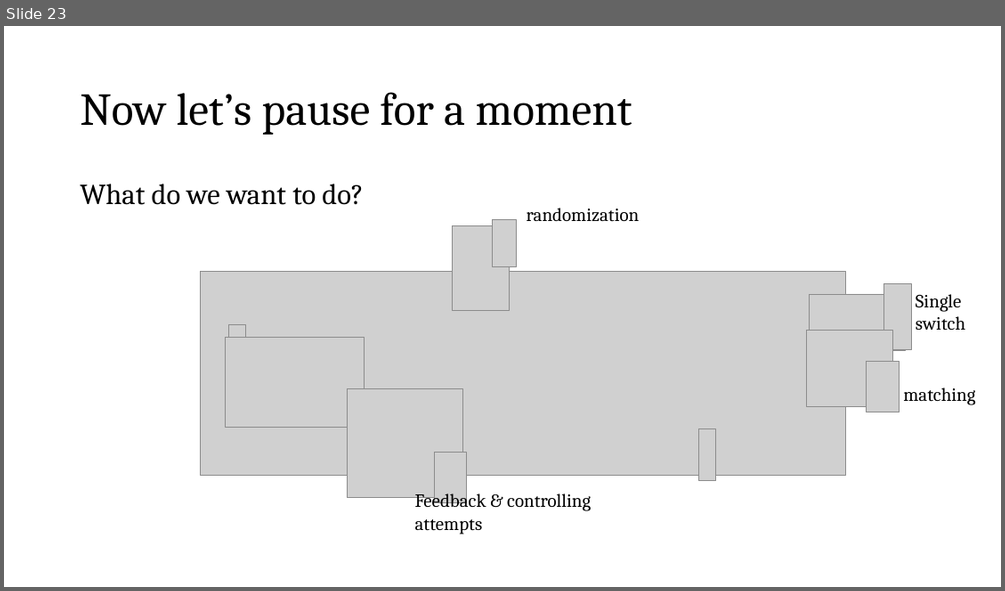
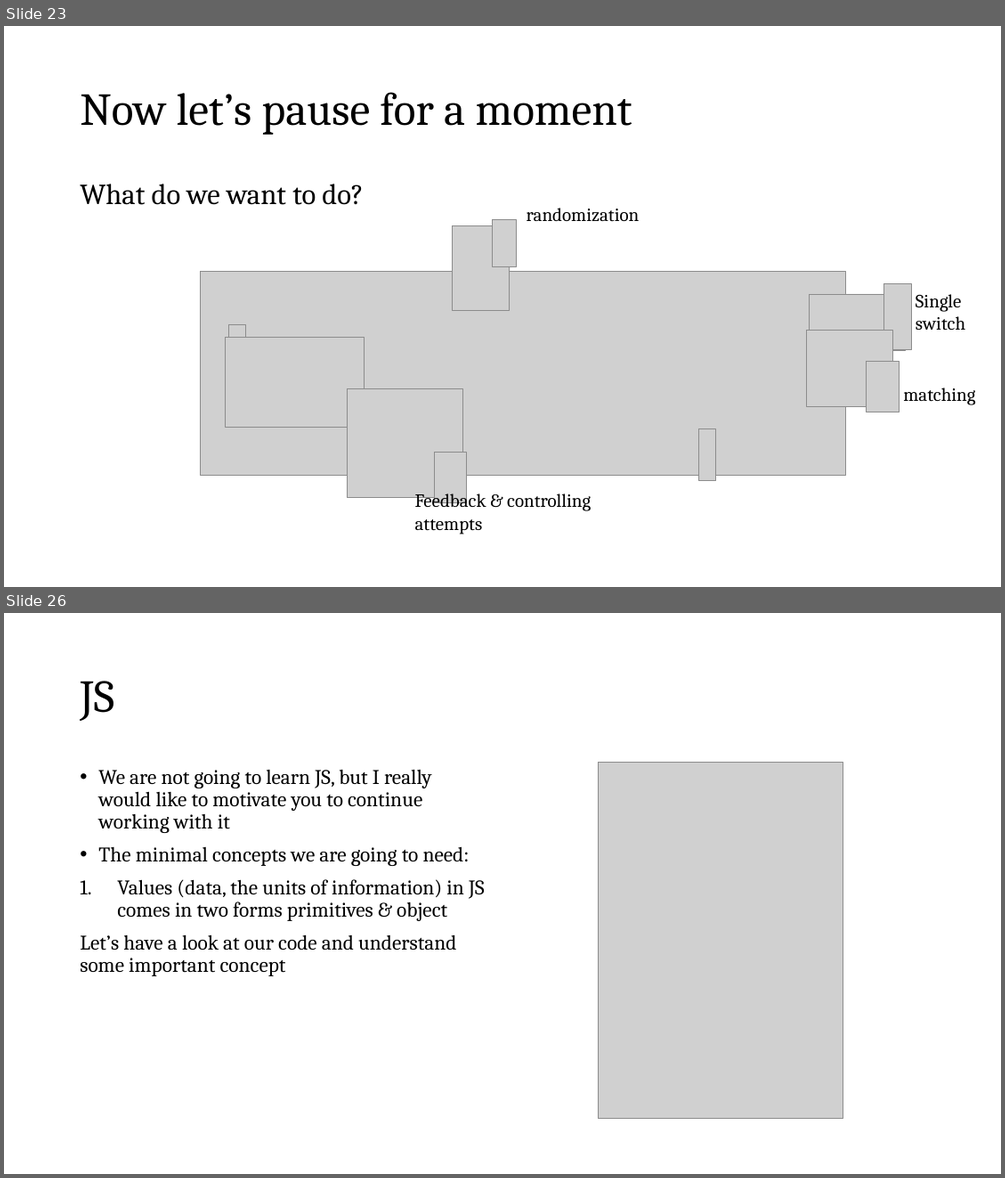
Before and after one commit to fbogliacino/labjsCourse, a slide deck: slides/Slides Labjs.pptx. Shown one above the other, each under a label of ours: slide 23 before the commit, slides 23 and 26 after it; the slides between them are not shown. The pictures are 1005x591 and 1005x1178 pixels, drawn with LibreOffice and Linux fonts; fonts in the diff are those of the drawing; grey boxes stand for pictures. Boxes give left, top, right and bottom in pixels: in the first picture for what was removed or moved away, otherwise in the second. Text is boxed around its words. In the diff, an @@ line names an element or a change of style, - is before the commit and + after.

```diff
--- a/slides/Slides Labjs.pptx
+++ b/slides/Slides Labjs.pptx
@@ slide 26 added at box(4, 613, 1001, 1174), background #FFFFFF @@
@@ title added at box(80, 681, 114, 721), 44 pt, text #000000 @@
+JS
@@ text added at box(80, 769, 485, 976), 20 pt, text #000000 @@
+• We are not going to learn JS, but I really would like to motivate you to continue working with it
+• The minimal concepts we are going to need:
+1. Values (data, the units of information) in JS comes in two forms primitives & object
+Let’s have a look at our code and understand some important concept
@@ picture added at box(598, 763, 843, 1119) @@
```
Also in this commit, not shown: 4 slides changed, 20 other slides added.
